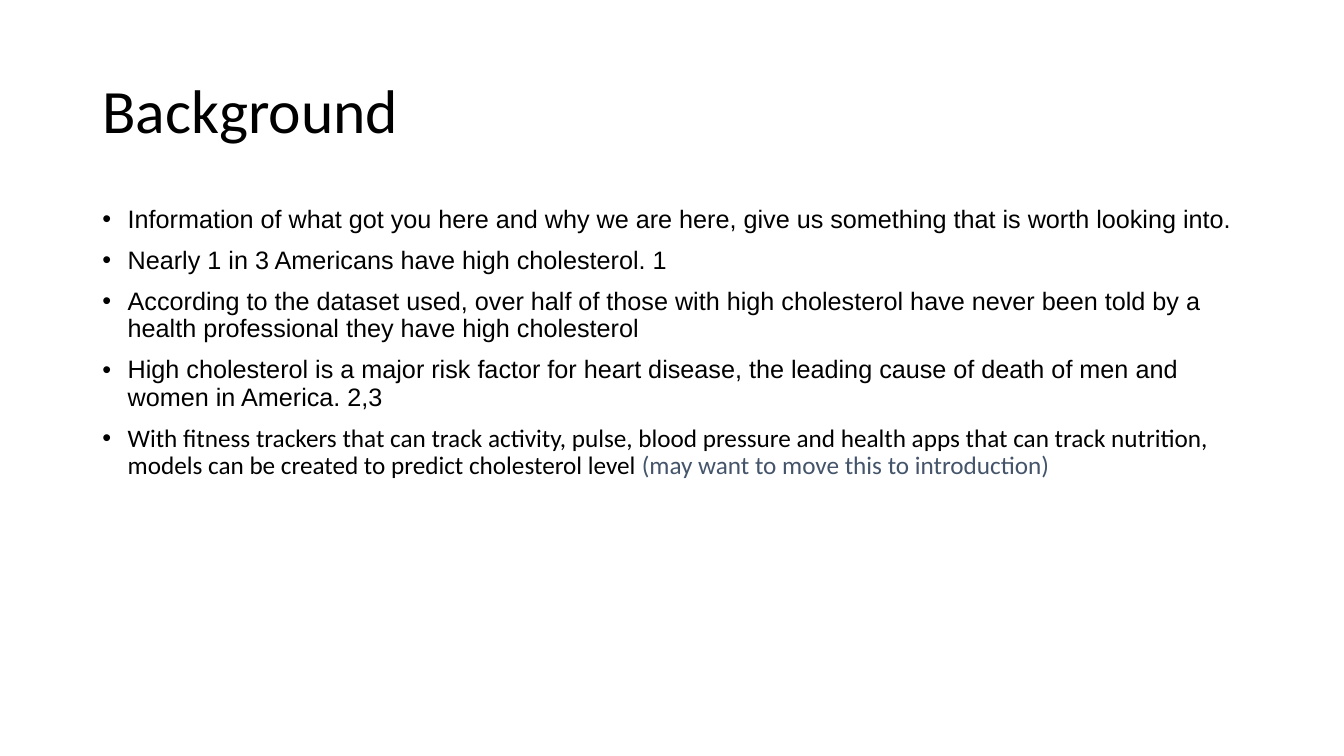
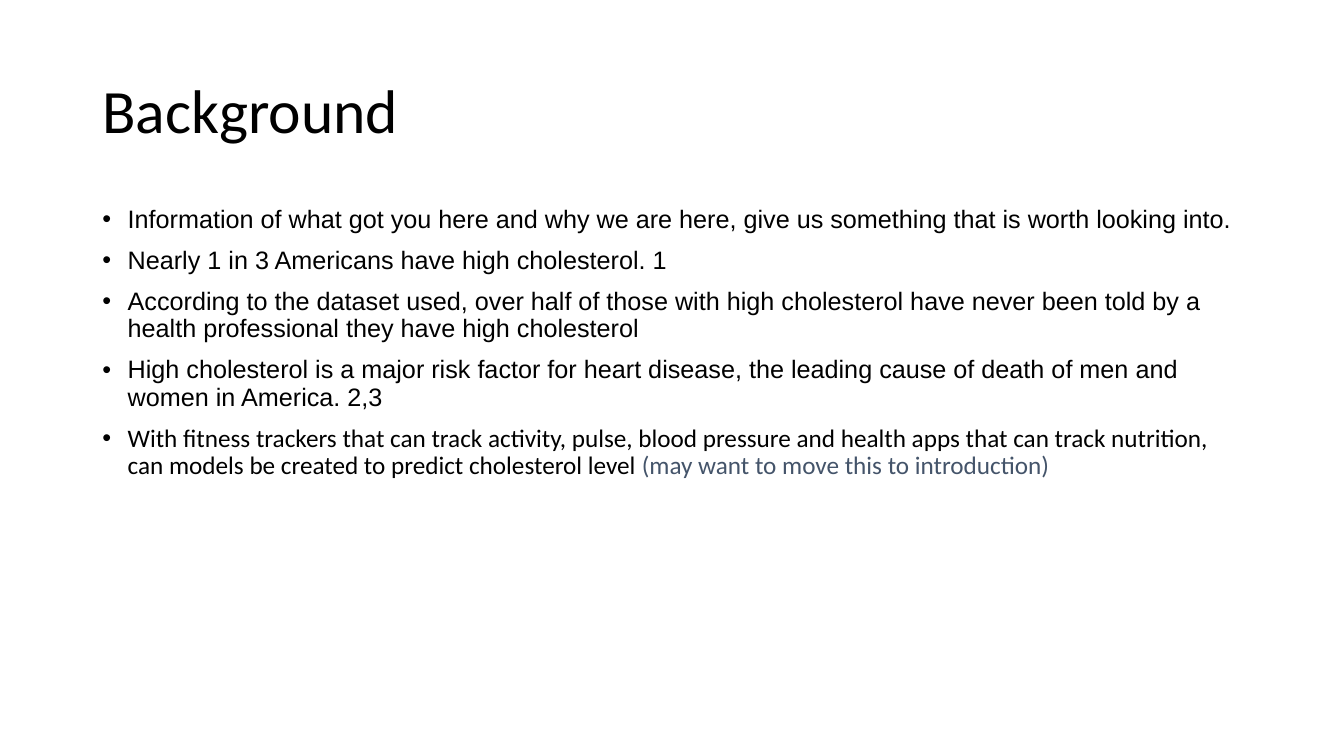
Before and after one commit to mathisme/ThinkfulDSFinalCapstone, a slide deck: slide 2 of Presentation.pptx. Drawn at 1344x756 pixels with LibreOffice and Linux fonts; fonts in the diff are those of the drawing. Boxes give left, top, right and bottom in pixels: in the first picture for what was removed or moved away, otherwise in the second. Text is boxed around its words. In the diff, an @@ line names an element or a change of style, - is before the commit and + after.

```diff
--- a/Presentation.pptx
+++ b/Presentation.pptx
@@ text at [128, 429, 1207, 478]: text changed @@
-• With fitness trackers that can track activity, pulse, blood pressure and health apps that can track nutrition, models can be created to predict cholesterol level (may want to move this to introduction)
+• With fitness trackers that can track activity, pulse, blood pressure and health apps that can track nutrition, can models be created to predict cholesterol level (may want to move this to introduction)
```
Also in this commit, not shown: 1 other file.
